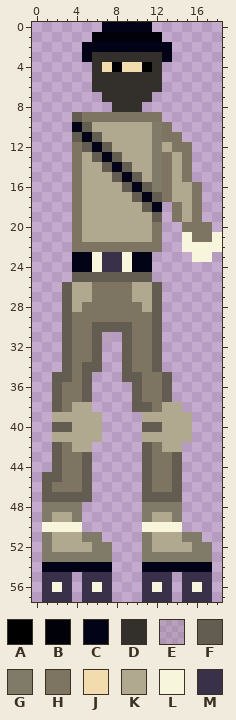
File history of a pixel-art sprite, Assets/Resources/player-idle1.png. Above: the version before the commit.
The file is 19x58 pixels. Pixels under 10% opacity are left out. Colours within 5 levels of each other are drawn and written as one.
Palette (. is transparent): A #000000  B #01010a  C #030318  D #332f2a  E #635c5120  F #635c51  G #807b69  H #7d7461  J #f2dcad  K #b0a990  L #f7f6dd  M #39304a
Pixels before, first column x 1:
 0 ......CCCCC.......
 1 .....BBBBBBB......
 2 ....CCCCCCCCC.....
 3 ....CDDDDDDDC.....
 4 .....DJAJJAD......
 5 .....DDDDDDD......
 6 .....DDDDDDD......
 7 ......DDDDD.......
 8 .......DDD........
 9 ...FHHHHHHHH......
10 ...CFKKKKKKGH.....
11 ...FCFKKKKKGHH....
12 ...HFCFKKKKGKHH...
13 ...HKFCFKKKGHKH...
14 ...HKKFCFKKGHKH...
15 ...HKKKFCFKGHKH...
16 ...HKKKKFCFGHKKH..
17 ...HKKKKKFCFHKKH..
18 ...HKKKKKKFC.HKH..
19 ...HKKKKKKKF.HKH..
20 ...HKKKKKKKH..HHH.
21 ...HKKKKKKKH..LHHL
22 ...HHHHHHHHH..LLLL
23 ...CCLMMLCC....LL.
24 ...CCLMMLCC.......
25 ...FFFFFFFF.......
26 ..FKKHHHHKKF......
27 ..FKKHHHHKKF......
28 ..FKHHHHHHKF......
29 ..FHHHHHHHHF......
30 ..FHHFFFFHHF......
31 ..FHHFE.FHHF......
32 ..FHHF..FHHF......
33 ..FHHF..FHHF......
34 ..FHFF..FHHF......
35 .FFHF...FFHHF.....
36 .FHHF....FHHF.....
37 .FHHF....FHHF.....
38 .FHKK....FFHKK....
39 .KKKKK....KKKKK...
40 .FFKKK....FFKKK...
41 .KKKKK....KKKKK...
42 .FHKK.....FHKK....
43 .FHHF.....FHHF....
44 .FHHF.....FHHF....
45 FFHHF.....FHHF....
46 FHHHF.....FHHF....
47 FFFFF.....FFFF....
48 GGGG......GGGG....
49 GKKG......GKKG....
50 LLLL......LLLL....
51 GKKKGG....GKKKGG..
52 GKKKKGG...GKKKKGG.
53 GGGGGGG...GGGGGGG.
54 CCCCCCC...CCCCCCC.
55 MMM.MMM...MMM.MMM.
56 MLM.MLM...MLM.MLM.
57 MMM.MMM...MMM.MMM.
After the commit:
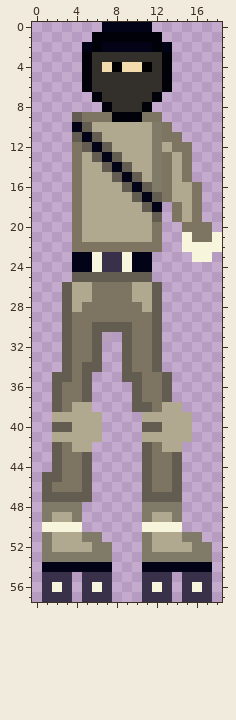
The edit:
y 2: x 6 C -> B; x 12 C -> B
y 3: x 5 C -> B; x 13 C -> B
y 4..6: x 5 . -> B; x 13 . -> B
y 7: x 6 . -> B; x 12 . -> B
y 8: x 7 . -> B; x 11 . -> B
y 9: x 8..10 HHH -> BBB
Boxes around the changes in both pictures, in picture pixels (x1, y1, x2, y2):
changed: (82, 42, 172, 122)
